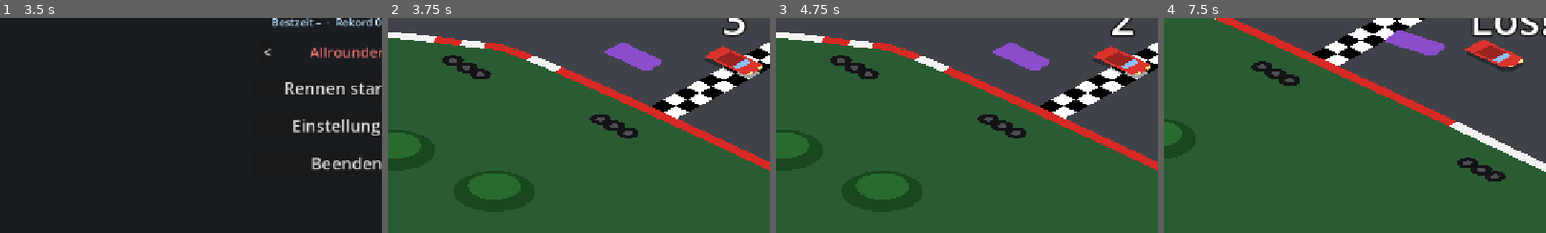
Above: before the commit, frames 1-4 (left to right).
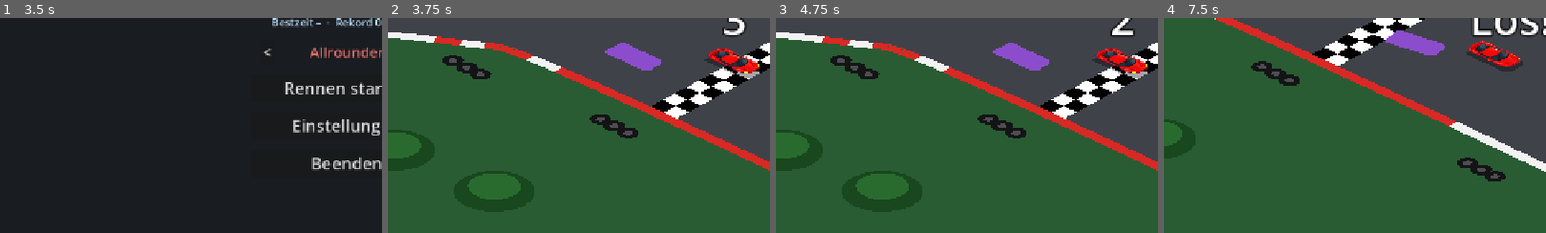
Above: after the commit, the same moments.

Repository: Mayo73/agenthub-backup
Game: Godot game, scene res://scenes/main_menu.tscn
Same seed, same stepped clock (60 frames per second), same inputs: the game is played once before the commit and once after it.
Inputs:
- Up to frame 1 (3.5 s): click "<" at 0.5 s; click ">" at 1.25 s; click "<" at 2 s; click ">" at 2.75 s
- Up to frame 2 (3.75 s): click "Rennen starten" at 3.5 s
- Up to frame 3 (4.75 s): tap Enter (neustart) at 4.25 s; hold D (rechts) from 4.28 s (still down); hold S (bremse) from 4.28 s (still down)
- Up to frame 4 (7.5 s): tap Enter (neustart) at 5, 6.5, 6.6 s; release D (rechts) at 5.03 s; release S (bremse) at 5.03 s; hold Down 5.03-5.78 s; tap W (gas) at 5.1 s; hold D (rechts) 5.78-6.53 s; hold Space (handbremse) 5.78-6.53 s; hold Up 6.53-7.28 s; hold A (links) from 7.28 s (still down); tap R (zuruecksetzen) at 7.35 s
The pictures show only the part of the screen within x 5-55%, y 40-90%; the shares and areas given below are measured in that part.

Frame 1 is identical in both runs. In frame 2, 0.9% of the frame differs, in the area x 83-98%, y 12-27%; in frame 3, 0.9%; in frame 4, 1.0%, in the area x 78-94%, y 10-23%.

Commit message:
T-0072: Spielerauto mit Bild statt Polygonen
Erstellt vom lokalen Agent (Modell qwen3.5:35b-a3b, Versuch 2 von 5).

Diff:
--- a/scripts/car.gd
+++ b/scripts/car.gd
@@ -14,6 +14,7 @@
 var car_id := CarCatalog.DEFAULT_ID
 var engine_player: AudioStreamPlayer2D
 var squeal_player: AudioStreamPlayer2D
+var sprite: Sprite2D
 
 
 func _ready() -> void:
@@ -50,6 +51,8 @@
 	squeal_player.volume_db = EngineAudio.SILENT_DB
 	add_child(squeal_player)
 	squeal_player.play()
+
+	apply_skin(car_id)
 
 
 func _physics_process(delta: float) -> void:
@@ -115,6 +118,23 @@
 	var roof := get_node_or_null("Roof") as Polygon2D
 	if roof:
 		roof.color = CarCatalog.color_of(id).darkened(0.3)
+	apply_skin(id)
+
+
+## Zeigt das Bild des Autos. Ohne Bild bleiben die Polygone sichtbar.
+func apply_skin(id: String) -> void:
+	if sprite == null:
+		sprite = Sprite2D.new()
+		sprite.name = "Sprite"
+		sprite.scale = Vector2(0.5, 0.5)
+		add_child(sprite)
+	var path := CarCatalog.sprite_of(id)
+	sprite.texture = load(path) as Texture2D if path != "" else null
+	for part in ["Body", "Roof", "Windshield", "Headlights", "Headlights2"]:
+		var node := get_node_or_null(part) as CanvasItem
+		if node:
+			node.visible = sprite.texture == null
+
 
 ## Passt die Motorklänge an den Fahrzustand an.
 func update_sound() -> void:
--- /dev/null
+++ b/tests/test_car_sprite.gd
@@ -0,0 +1,32 @@
+extends "res://tests/base_test.gd"
+
+var car: Node2D
+
+
+func setup() -> void:
+	car = load("res://scenes/car.tscn").instantiate()
+	(Engine.get_main_loop() as SceneTree).root.add_child(car)
+
+
+func teardown() -> void:
+	car.free()
+
+
+func test_bild_beim_start() -> void:
+	check(car.sprite != null, "sprite soll initialisiert sein")
+	check(car.sprite.texture != null, "texture soll geladen sein")
+	check(car.get_node("Body").visible == false, "Body soll unsichtbar sein wenn Sprite da ist")
+	check(car.get_node("Shadow").visible == true, "Shadow soll sichtbar bleiben")
+
+
+func test_bild_wechselt() -> void:
+	car.apply_car("grip")
+	check(car.sprite.texture.resource_path == "res://assets/cars/car_grip.png",
+		"Texture soll auf car_grip.png setzen")
+
+
+func test_unbekannt_aendert_nichts() -> void:
+	var path_bevor: String = car.sprite.texture.resource_path
+	car.apply_car("gibtsnicht")
+	check(car.sprite.texture.resource_path == path_bevor,
+		"Bei unbekannter ID soll sich die Texture nicht ändern")
Not shown, added: tests/test_car_sprite.gd.uid
